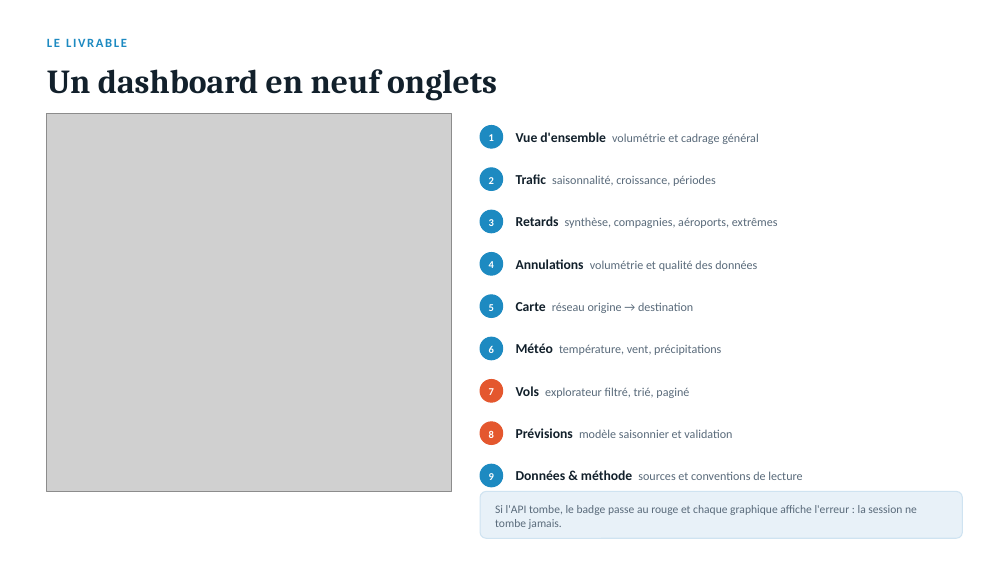
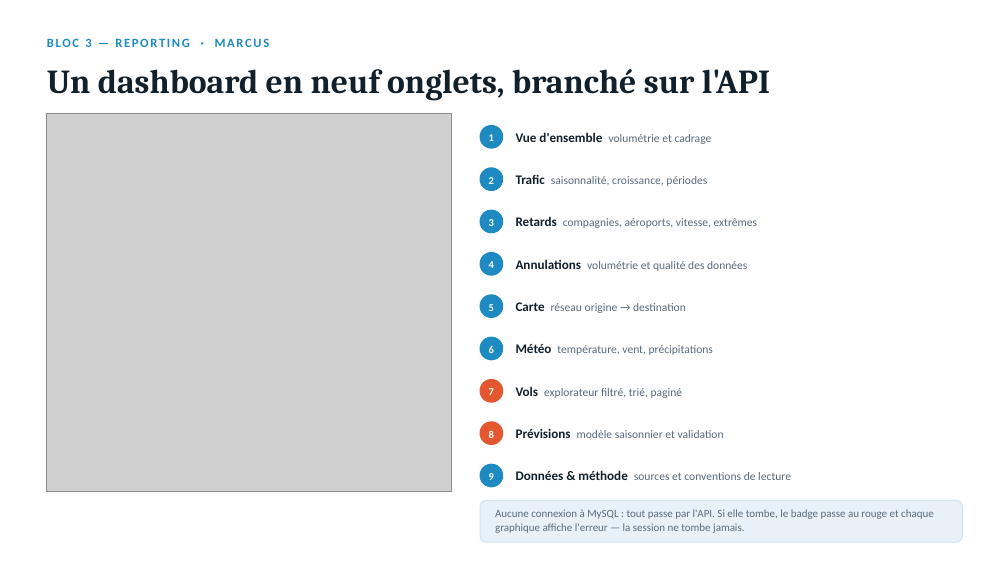
Before and after one commit to Salmabentisse/trafic-aerien-adp, a slide deck: slide 11 of presentation/Trafic_Aerien_ADP_presentation.pptx (slide 15 before the commit). Drawn at 1008x567 pixels with LibreOffice and Linux fonts; fonts in the diff are those of the drawing; grey boxes stand for pictures. Boxes give left, top, right and bottom in pixels: in the first picture for what was removed or moved away, otherwise in the second. Text is boxed around its words. In the diff, an @@ line names an element or a change of style, - is before the commit and + after.

```diff
--- a/presentation/Trafic_Aerien_ADP_presentation.pptx
+++ b/presentation/Trafic_Aerien_ADP_presentation.pptx
@@ text at box(47, 38, 270, 47): text changed @@
-LE LIVRABLE
+BLOC 3 — REPORTING · MARCUS
@@ text at box(47, 69, 770, 101): text changed @@
-Un dashboard en neuf onglets
+Un dashboard en neuf onglets, branché sur l'API
@@ text at box(516, 132, 712, 144): text changed; size 11.5 to 11 pt @@
-Vue d'ensemble volumétrie et cadrage général
+Vue d'ensemble volumétrie et cadrage
@@ text "Trafic saisonnalité, croissance, périodes" at box(516, 175, 707, 186): size 13 to 12.5 pt in "Trafic"; size 11.5 to 11 pt in "saisonnalité, croissance, périodes" @@
@@ text at box(516, 216, 758, 228): text changed; size 11.5 to 11 pt @@
-Retards synthèse, compagnies, aéroports, extrêmes
+Retards compagnies, aéroports, vitesse, extrêmes
@@ text "Annulations volumétrie et qualité des ..." at box(516, 259, 747, 271): size 13 to 12.5 pt in "Annulations"; size 11.5 to 11 pt in "volumétrie et qualité des données" @@
@@ text "Carte réseau origine → destination" at box(516, 302, 686, 313): size 13 to 12.5 pt in "Carte"; size 11.5 to 11 pt in "réseau origine → destination" @@
@@ text "Météo température, vent, précipitations" at box(516, 344, 713, 355): size 13 to 12.5 pt in "Météo"; size 11.5 to 11 pt in "température, vent, précipitations" @@
@@ text "Vols explorateur filtré, trié, paginé" at box(516, 386, 683, 398): size 13 to 12.5 pt in "Vols"; size 11.5 to 11 pt in "explorateur filtré, trié, paginé" @@
@@ text "Prévisions modèle saisonnier et validation" at box(516, 429, 724, 438): size 13 to 12.5 pt in "Prévisions"; size 11.5 to 11 pt in "modèle saisonnier et validation" @@
@@ text "Données & méthode sources et ..." at box(516, 470, 791, 480): size 13 to 12.5 pt in "Données & méthode"; size 11.5 to 11 pt in "sources et conventions de lecture" @@
@@ rounded rectangle: place and size @@
-rounded rectangle at box(480, 492, 963, 538)
+rounded rectangle at box(480, 501, 963, 542)
@@ rounded rectangle at box(480, 501, 963, 542): proportions changed @@
@@ text at box(495, 509, 934, 533): text changed; size 11 to 10.5 pt @@
-Si l'API tombe, le badge passe au rouge et chaque graphique affiche l'erreur : la session ne tombe jamais.
+Aucune connexion à MySQL : tout passe par l'API. Si elle tombe, le badge passe au rouge et chaque graphique affiche l'erreur — la session ne tombe jamais.
@@ text "Aucune connexion à MySQL : ..." at box(495, 509, 934, 533): vertical alignment middle to top @@
```
Also in this commit, not shown: 6 other slides changed, 6 slides added, 12 slides removed, 1 other file.
